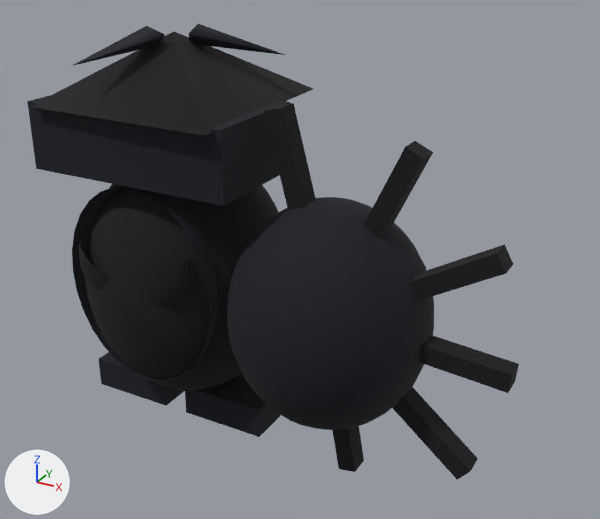
The glTF model public/assets/characters/carrot/carrot.glb: old version first, new version second.
The view is the same before and after, from a 50 mm lens placed at (3.27, -4.32, 3.48), pointed at (0.93, -0.08, 1.36). Lighting does not change. The marker at lower left points along +X, +Y and +Z. Where no turn or scale is listed for an object, it has been applied to the vertices.

The scene before the commit, as lines of its bpy script (objects in view):
```python
me_mesh_14 = bpy.data.meshes.new('Mesh_14')
me_mesh_14.from_pydata(...)  # a box spanning x -0.31..0.31, y -0.26..0.26, z -0.11..0.11
me_mesh_14.materials.append(mat_material_1)  # black #11141c
me_mesh_7 = bpy.data.meshes.new('Mesh_7')
me_mesh_7.from_pydata(...)  # a box spanning x -0.725..0.725, y -0.39..0.39, z -0.22..0.22
me_mesh_7.materials.append(mat_material_1)  # black #11141c
ob_armright = bpy.data.objects.new('armRight', None)
ob_armright.parent = ob_carrot_root
ob_armright.location = (1.2, -0.18, 1.08)
ob_footr = bpy.data.objects.new('footR', me_mesh_14)
ob_footr.parent = ob_legright
ob_footr.location = (0.0, 0.0, 0.0)
ob_hat = bpy.data.objects.new('hat', None)
ob_hat.parent = ob_headball
ob_hat.location = (0.0, 0.0, 0.92)
ob_visor = bpy.data.objects.new('visor', me_mesh_7)
ob_visor.location = (0.0, -0.22, 2.075)
# also in view: 'eyeSocketR' at (0.22, -0.57, 1.23); 'finger6' at (1.33, -0.2, 0.37); 'hornR' at (0.35, 0.09, 2.65); 'footL' at (-0.4, 0.0, 0.15); 'finger2' at (1.55, -0.2, 1.82)
```
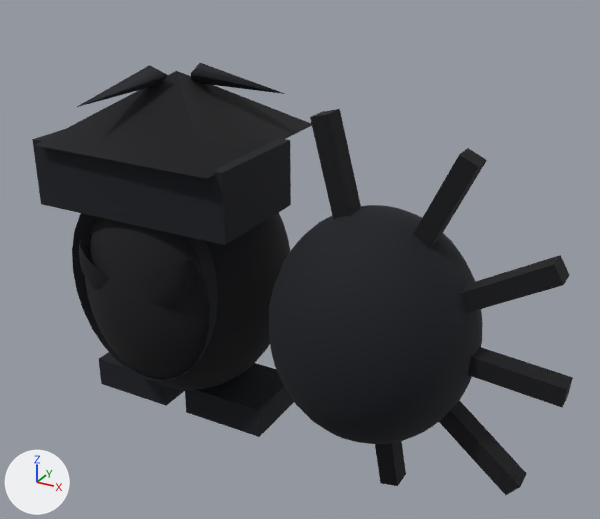
ob_hat is not drawn itself; it is the parent of ob_roof.
ob_armright is not drawn itself; it is the parent of ob_palm, ob_finger1, ob_finger2, ob_finger3, ob_finger4, ob_finger5, ob_finger6.

Diff of the bpy script that builds the scene:
```diff
--- a/public/assets/characters/carrot/carrot.glb.py
+++ b/public/assets/characters/carrot/carrot.glb.py
@@ ob_hat @@
 ob_hat.parent = ob_headball
-ob_hat.location = (0.0, 0.0, 0.92)
+ob_hat.location = (0.0, 0.0, 0.72)
@@ ob_visor @@
 ob_visor = bpy.data.objects.new('visor', me_mesh_7)
-ob_visor.location = (0.0, -0.22, 2.075)
+ob_visor.location = (0.0, -0.22, 1.831)
@@ ob_armright @@
 ob_armright.parent = ob_carrot_root
-ob_armright.location = (1.2, -0.18, 1.08)
+ob_armright.location = (1.5, -0.18, 1.08)
```

What differs and where, as boxes (x1, y1, x2, y2) in the pictures (600 x 519 px):
'palm', moved
    before: (227, 197, 434, 430)
    after: (268, 205, 483, 444)
'visor', moved
    before: (27, 95, 290, 206)
    after: (32, 129, 291, 245)
'roof', moved
    before: (30, 32, 313, 136)
    after: (35, 71, 312, 178)
'finger1', moved
    before: (264, 103, 316, 210)
    after: (310, 109, 361, 219)
'finger3', moved
    before: (409, 244, 513, 301)
    after: (460, 255, 569, 313)
'finger5', moved
    before: (393, 387, 478, 480)
    after: (439, 400, 527, 495)
'finger2', moved
    before: (364, 141, 433, 239)
    after: (413, 148, 487, 249)
'finger4', moved
    before: (419, 335, 519, 393)
    after: (468, 347, 573, 408)
'finger6', moved
    before: (333, 426, 364, 472)
    after: (375, 441, 406, 486)
'hornL', moved
    before: (72, 26, 165, 66)
    after: (77, 65, 167, 107)
'hornR', moved
    before: (189, 24, 285, 55)
    after: (191, 63, 285, 94)
